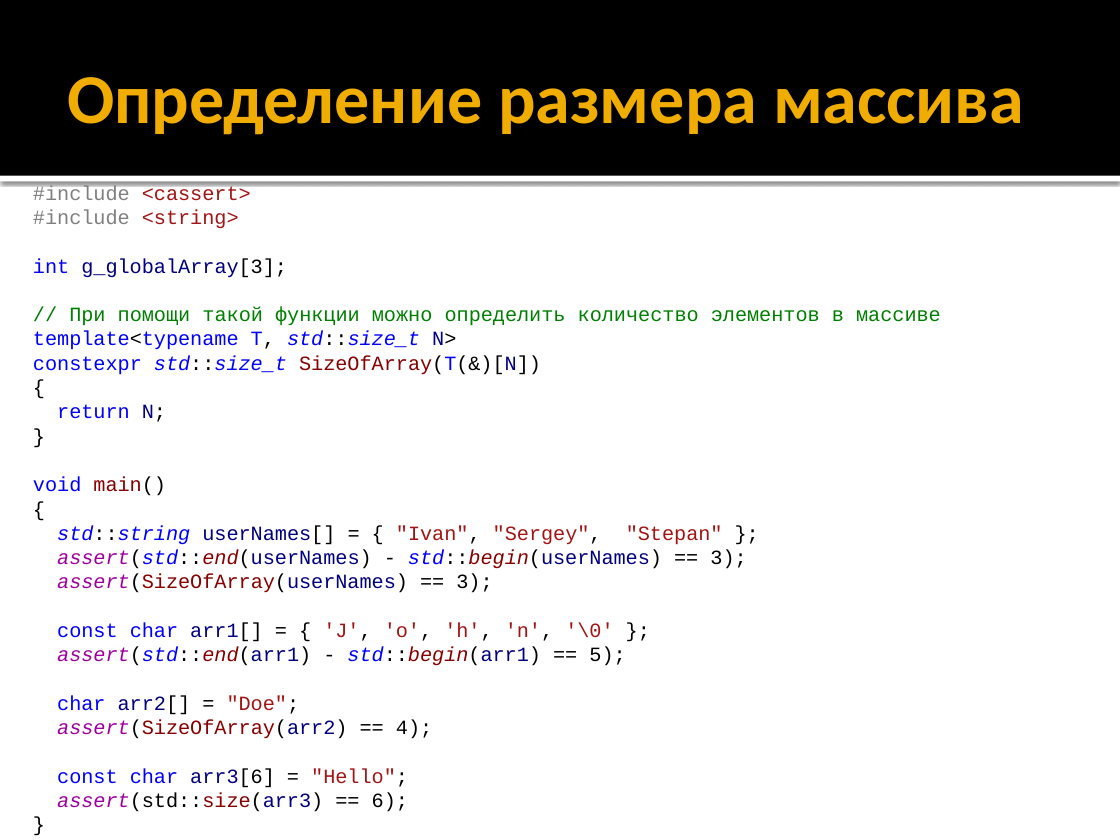
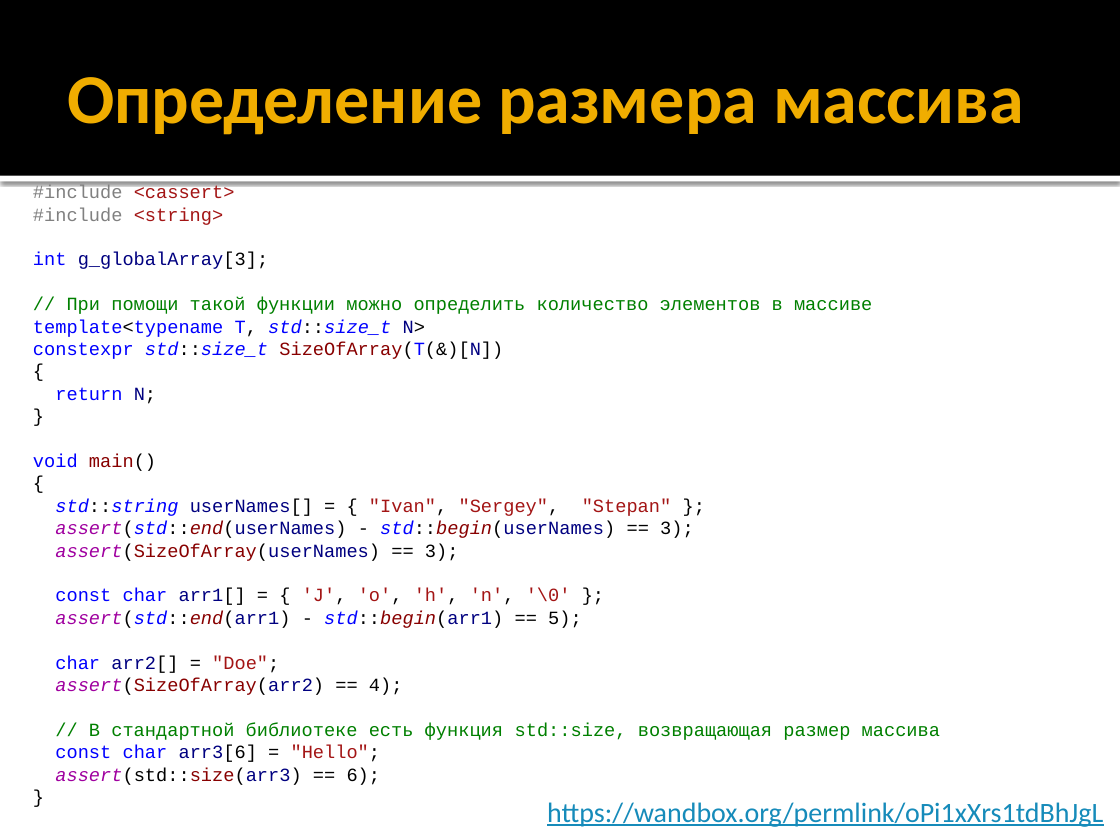
Before and after one commit to alexey-malov/oop, a slide deck: slide 108 of lectures/01/Синтаксис C++.pptx. Drawn at 1120x840 pixels with LibreOffice and Linux fonts; fonts in the diff are those of the drawing. Boxes give left, top, right and bottom in pixels: in the first picture for what was removed or moved away, otherwise in the second. Text is boxed around its words. In the diff, an @@ line names an element or a change of style, - is before the commit and + after.

```diff
--- a/lectures/01/Синтаксис C++.pptx
+++ b/lectures/01/Синтаксис C++.pptx
@@ text at (x1=33, y1=185, x2=872, y2=785): size 13 to 12 pt in "#include <cassert>", "#include <string>", "int g_globalArray[3];", "// При помощи такой функции можно определить ..." and 17 more places @@
@@ text at (x1=89, y1=723, x2=940, y2=740): paragraph added @@
+// В стандартной библиотеке есть функция std::size, возвращающая размер массива
@@ text added at (x1=547, y1=802, x2=1103, y2=827), 18 pt, text #168BBA, underline @@
+https://wandbox.org/permlink/oPi1xXrs1tdBhJgL
```
Also in this commit, not shown: 6 other slides changed.
